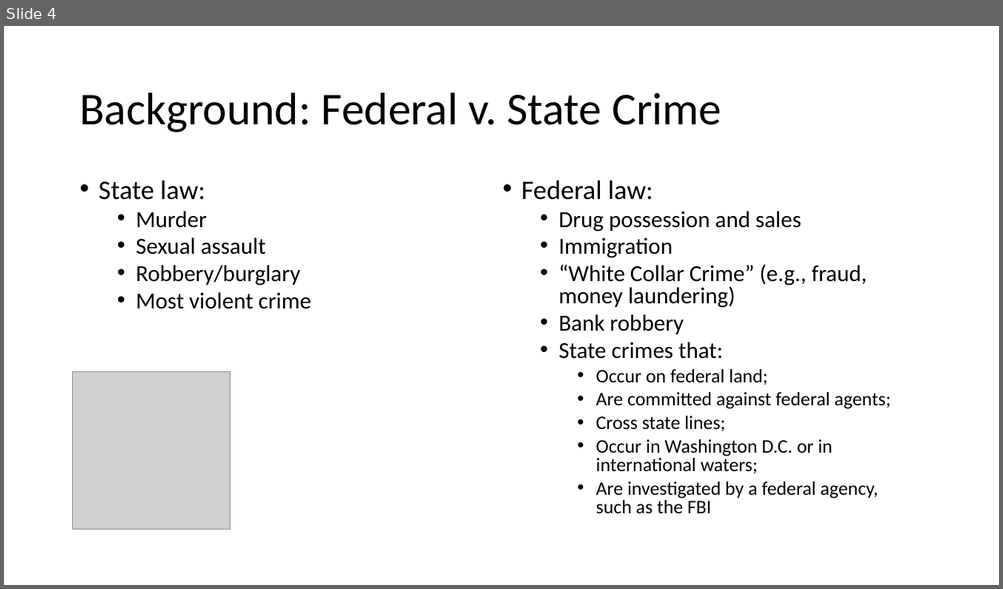
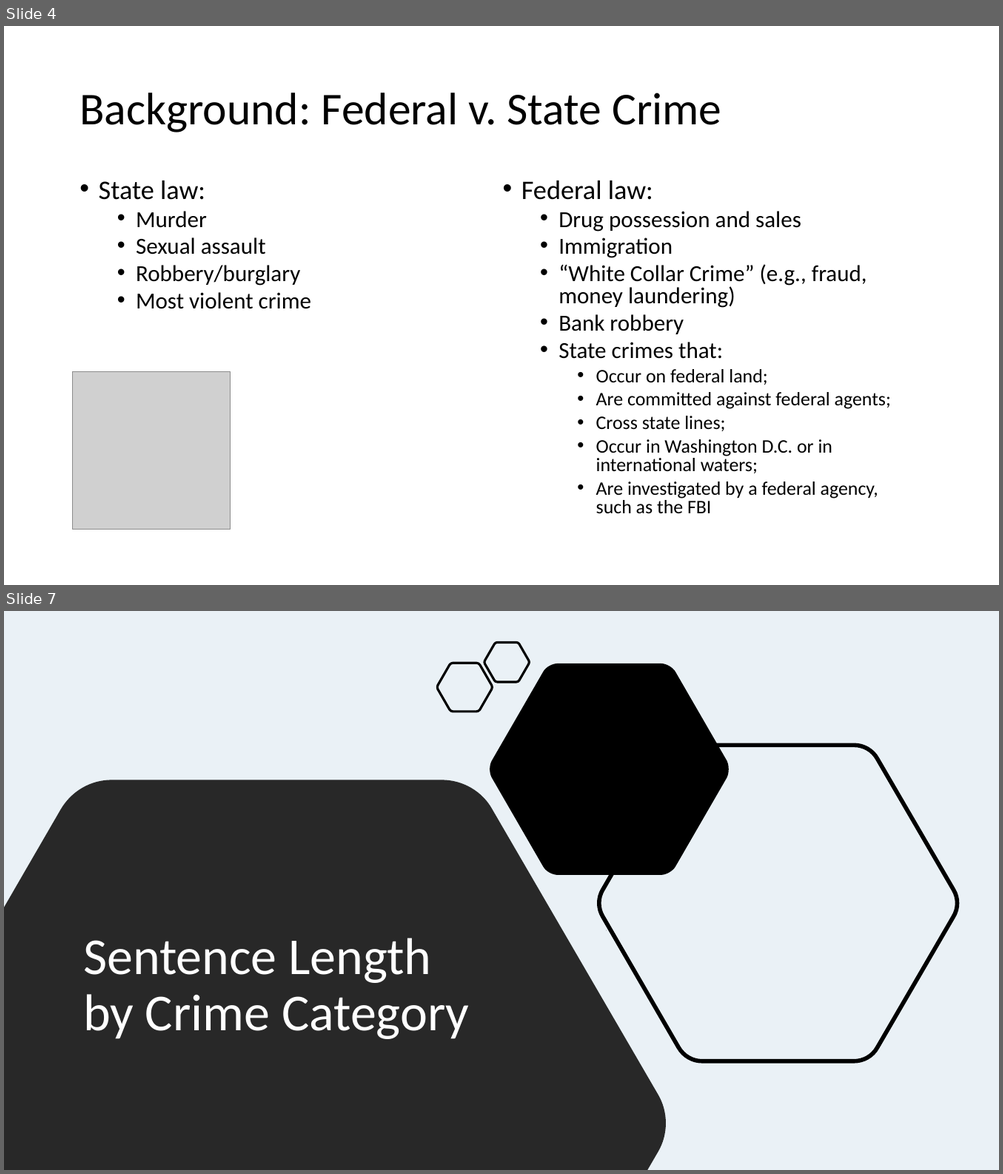
Before and after one commit to jenwhitson/sentencing_project, a slide deck: Presentation.pptx. Shown one above the other, each under a label of ours: slide 4 before the commit, slides 4 and 7 after it; the slides between them are not shown. The pictures are 1003x589 and 1003x1174 pixels, drawn with LibreOffice and Linux fonts; fonts in the diff are those of the drawing; grey boxes stand for pictures. Boxes give left, top, right and bottom in pixels: in the first picture for what was removed or moved away, otherwise in the second. Text is boxed around its words. In the diff, an @@ line names an element or a change of style, - is before the commit and + after.

Commit message:
updated titles for presentation

```diff
--- a/Presentation.pptx
+++ b/Presentation.pptx
@@ slide 7 added at box(4, 611, 999, 1170), background #EAF1F6 @@
@@ freeform shape added at box(484, 642, 529, 682), outline #000000 2.25 pt @@
@@ freeform shape added at box(437, 664, 492, 712), outline #000000 2.25 pt @@
@@ freeform shape added at box(489, 664, 728, 875), fill #000000 @@
@@ freeform shape added at box(598, 745, 959, 1062), outline #000000 4 pt @@
@@ freeform shape added at box(4, 780, 666, 1170), fill #262626 @@
@@ title added at box(83, 938, 469, 1039), 50 pt, text #FFFFFF @@
+Sentence Length by Crime Category
```
Also in this commit, not shown: 7 slides changed, 2 other slides added, 2 slides removed.
